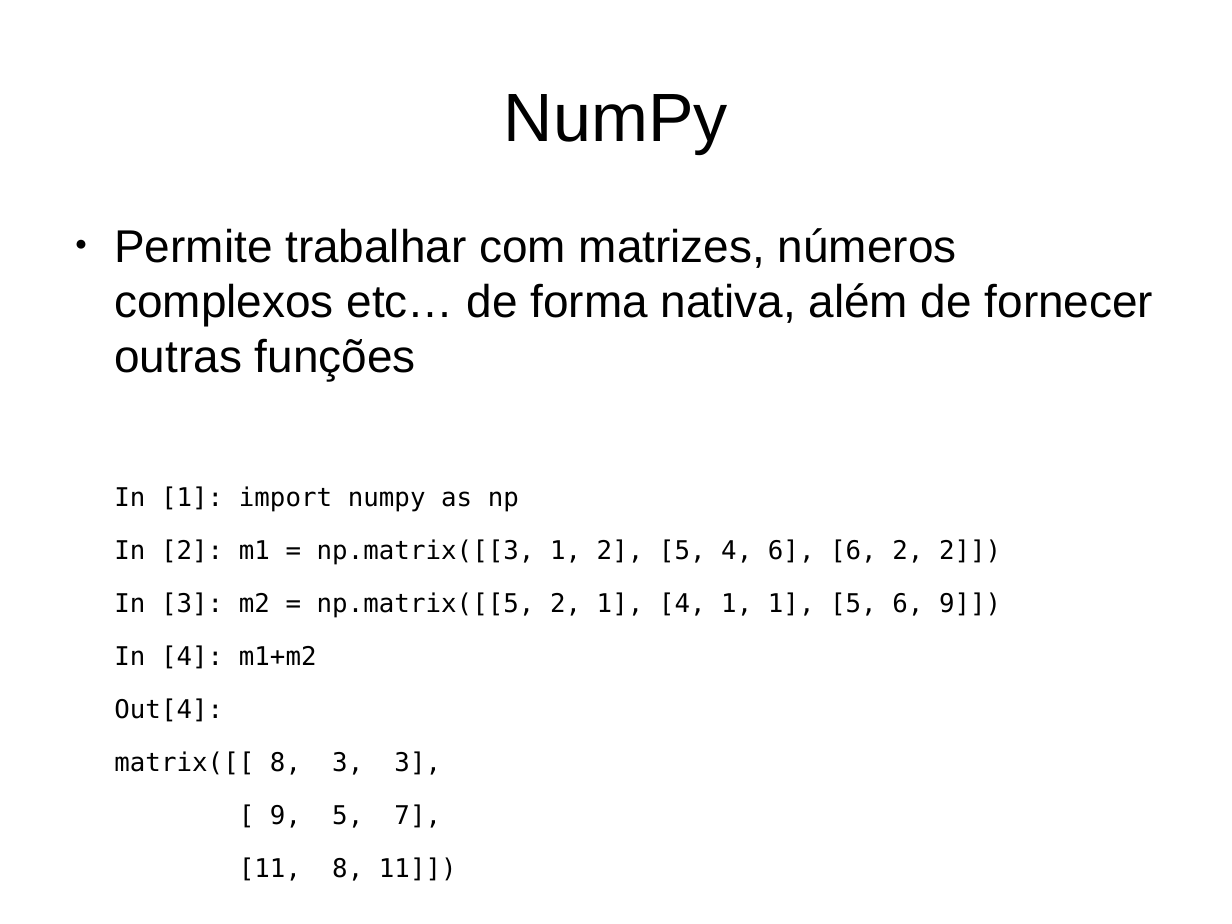
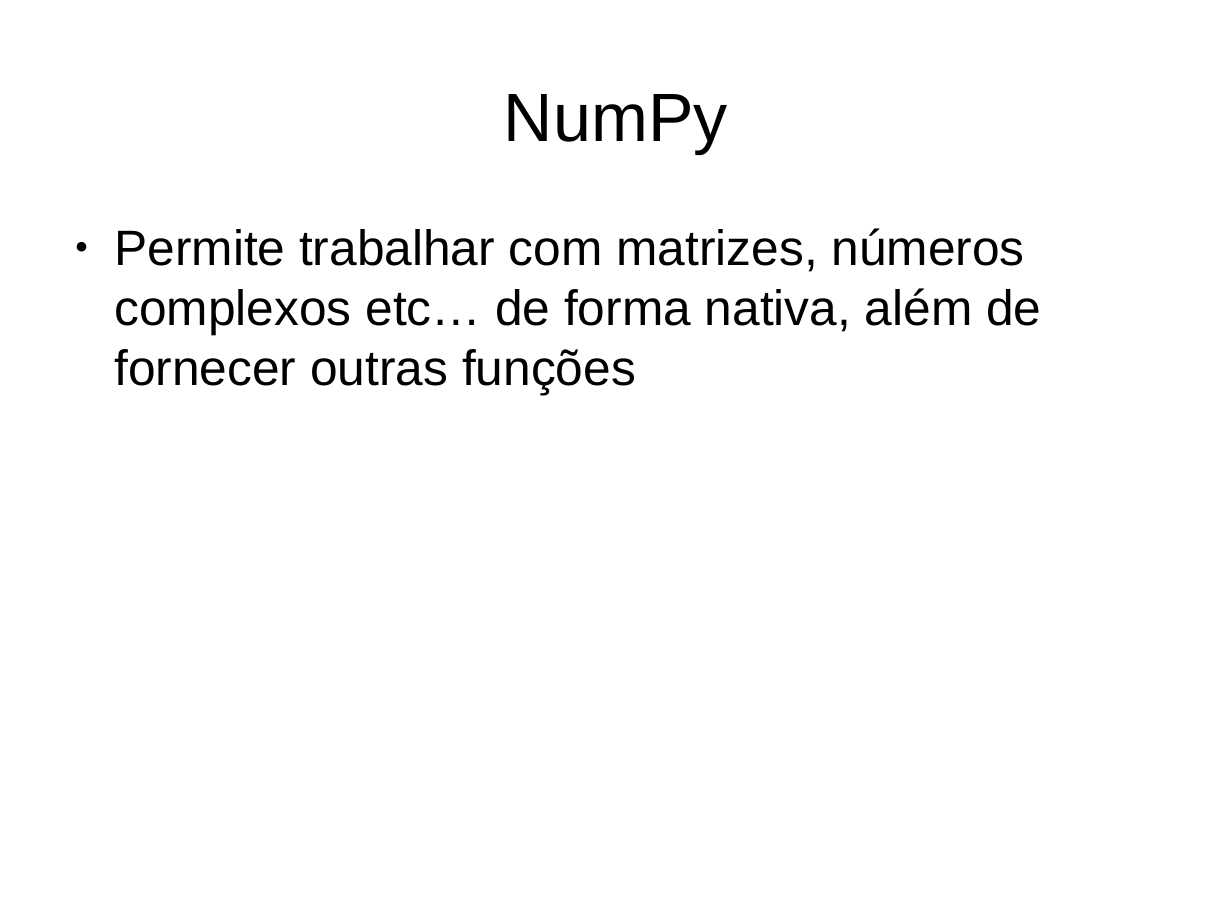
Before and after one commit to renanbirck/sfdsm-2015, a slide deck: slide 12 of Slides.odp (slide 11 before the commit). Drawn at 1232x924 pixels with LibreOffice and Linux fonts; fonts in the diff are those of the drawing. Boxes give left, top, right and bottom in pixels: in the first picture for what was removed or moved away, otherwise in the second. Text is boxed around its words. In the diff, an @@ line names an element or a change of style, - is before the commit and + after.

Commit message:
slides

```diff
--- a/Slides.odp
+++ b/Slides.odp
@@ text "Permite trabalhar com matrizes, números ..." at (x1=114, y1=228, x2=1041, y2=394): size 29.6 to 32 pt @@
@@ text at (x1=114, y1=486, x2=1001, y2=881): paragraphs removed @@
-In [1]: import numpy as np
-In [2]: m1 = np.matrix([[3, 1, 2], [5, 4, 6], [6, 2, 2]])
-In [3]: m2 = np.matrix([[5, 2, 1], [4, 1, 1], [5, 6, 9]])
-In [4]: m1+m2
-Out[4]:
-matrix([[ 8, 3, 3],
-[ 9, 5, 7],
-[11, 8, 11]])
```
Also in this commit, not shown: 7 other slides changed, 6 slides added, 1 other file.
